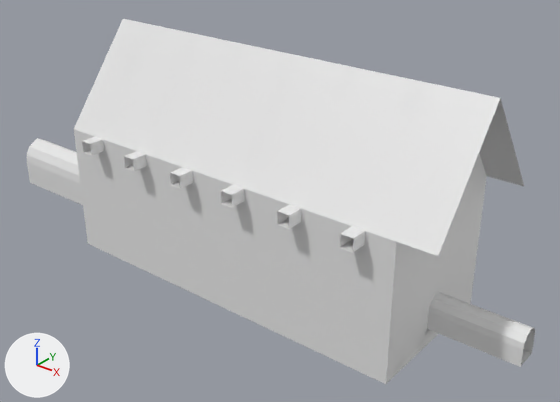
Two versions of the Blender file Assets/Models/Iteration - Levels/Iteration 3/6 - Church.blend, one commit apart.
The view is the same before and after, from a camera (50 mm lens) standing at (16.3, -16.0, 13.5) and looking at (1.5, 2.5, 2.0). Every picture has the same lights, and +X, +Y and +Z are marked at lower left. The older version comes first.

The scene before the commit, as lines of its bpy script (objects in view):
```python
ob_plane = bpy.data.objects.new('Plane', me_plane_001)
ob_plane.location = (-1.81, 1.87, -0.5)
ob_plane_001 = bpy.data.objects.new('Plane.001', me_plane_002)
ob_plane_001.location = (-1.81, 1.87, -0.5)
ob_plane_003 = bpy.data.objects.new('Plane.003', me_plane_004)
ob_plane_003.location = (-3.75, -1.28, 3.89)
ob_plane_003.rotation_euler = (0.0, 0.0, 1.571)  # degrees (0, 0, 90)
ob_plane_003.scale = (0.489, 1.0, 1.0)
ob_plane_004 = bpy.data.objects.new('Plane.004', me_plane_005)
ob_plane_004.location = (-1.81, 1.87, -0.5)
ob_plane_005 = bpy.data.objects.new('Plane.005', me_plane_006)
ob_plane_005.location = (-1.67, -1.28, 3.89)
ob_plane_005.rotation_euler = (0.0, 0.0, 1.571)  # degrees (0, 0, 90)
ob_plane_005.scale = (0.489, 1.0, 1.0)
ob_plane_006 = bpy.data.objects.new('Plane.006', me_plane_007)
ob_plane_006.location = (0.41, -1.28, 3.89)
ob_plane_006.rotation_euler = (0.0, 0.0, 1.571)  # degrees (0, 0, 90)
ob_plane_006.scale = (0.489, 1.0, 1.0)
ob_plane_007 = bpy.data.objects.new('Plane.007', me_plane_008)
ob_plane_007.location = (2.5, -1.28, 3.89)
ob_plane_007.rotation_euler = (0.0, 0.0, 1.571)  # degrees (0, 0, 90)
ob_plane_007.scale = (0.489, 1.0, 1.0)
ob_plane_008 = bpy.data.objects.new('Plane.008', me_plane_009)
ob_plane_008.location = (4.58, -1.28, 3.89)
ob_plane_008.rotation_euler = (0.0, 0.0, 1.571)  # degrees (0, 0, 90)
ob_plane_008.scale = (0.489, 1.0, 1.0)
ob_plane_009 = bpy.data.objects.new('Plane.009', me_plane_010)
ob_plane_009.location = (6.66, -1.28, 3.89)
ob_plane_009.rotation_euler = (0.0, 0.0, 1.571)  # degrees (0, 0, 90)
ob_plane_009.scale = (0.489, 1.0, 1.0)
# me_plane_002
# before: 0 (-3.3, -2.61, 4.52) at pixel (73, 129), 1 (-1.3, -2.61, 4.52) at pixel (111, 142), 2 (10.79, -2.61, 4.52) at pixel (438, 256), 3 (-3.3, 0.0, 7.89) at pixel (122, 18), 4 (-1.3, 0.0, 7.89) at pixel (162, 26)
# before: 5 (10.79, 0.0, 7.89) at pixel (500, 97)
# me_plane_004
# before: 0 (0.0, -0.21, -0.28) at pixel (91, 155), 1 (0.0, 0.21, -0.28) at pixel (83, 152), 2 (0.0, -0.21, 0.13) at pixel (90, 144), 3 (0.0, 0.21, 0.13) at pixel (82, 141), 4 (12.92, 0.21, -0.28)
# before: 5 (12.92, -0.21, -0.28), 6 (12.92, 0.21, 0.13), 7 (12.92, -0.21, 0.13)
```
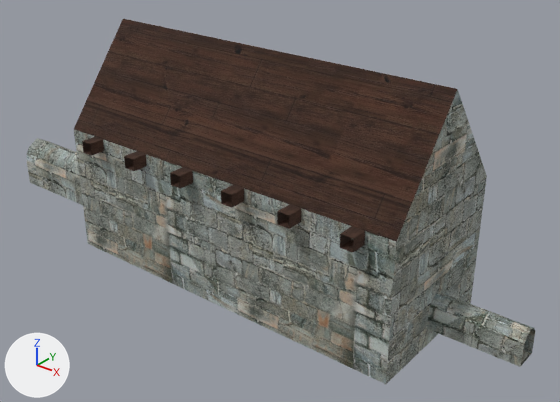
Where the newer file only moved an object's origin or applied its transform, the numbers keep the older frame.

Location of each change, [x1, y1, x2, y2] in pixels of the pictures (560 x 402 px):
'Plane.001', reshaped, modifiers changed, recoloured (white to brown, 15% narrower)
    before: [74, 19, 524, 256]
    after: [74, 19, 457, 242]
'Plane.009', recoloured (white to brown)
    both: [340, 226, 365, 252]
'Plane.008', recoloured (white to brown)
    both: [277, 204, 301, 229]
'Plane.007', recoloured (white to brown)
    both: [221, 185, 244, 207]
'Plane.006', recoloured (white to brown)
    both: [170, 167, 193, 189]
'Plane.005', recoloured (white to brown)
    both: [124, 151, 147, 171]
'Plane.003', moved, turned, rescaled (not visible afterwards)
    before: [82, 137, 104, 156]
'Plane.013', added
    after: [82, 137, 104, 156]
'Plane.002', moved (not visible afterwards)
    before: [107, 24, 422, 241]
part 1 of me_plane_001, cut back
    after: [41, 90, 487, 340]
part 2 of me_plane_001, recoloured (white to grey)
    before: [27, 129, 487, 384]
    after: [27, 89, 458, 384]
part 4 of me_plane_005, reshaped
    before: [425, 292, 535, 367]
    after: [427, 292, 535, 367]
part 5 of me_plane_005, recoloured
    both: [521, 350, 532, 366]

The change, as a list of edits to the scene's bpy script:
```text
Add mat_stone_brick_1:
    mat_stone_brick_1 = principled_material('Stone Brick 1')
    mat_stone_brick_1.texture = img_brick_wall_3_png_001
    mat_stone_brick_1.roughness = 1.0
Add mat_stone:
    mat_stone = principled_material('Stone')
    mat_stone.texture = img_brick_wall_3_png
    mat_stone.roughness = 1.0
Change me_plane_001:
    remove me_plane_001.from_pydata(...)  # 30 vertices, 14 faces; spans x -9.6..9.6, y -2.6..0.0, z 0.0..7.9
    add me_plane_001.from_pydata(...)  # 45 vertices, 18 faces; spans x -9.6..9.6, y -2.6..2.6, z 0.0..7.9
    me_plane_001 part 1
    4 vertices are removed from x -9.6..-1.3, y -0.7..0.0, z 0.0
    5 faces are deleted
    19 vertices are added at x -9.6..9.6, y 0.2..2.6, z 0.0..4.5
    9 new faces join them
    me_plane_001 part 2: 9 faces spanning x -9.6..9.6, y -2.6..0.0, z 0.0..7.9 switch from no material to mat_stone (picture img_brick_wall_3_png)
Change me_plane_002:
    verts and faces of me_plane_002; kept vertices keep their numbers, new ones are numbered from 6
    remove me_plane_002.from_pydata(...)  # 6 vertices, 2 faces; spans x -3.3..10.79, y -2.61..0.0, z 4.52..7.89
    add me_plane_002.from_pydata(...)  # 6 vertices, 2 faces; spans x -3.3..9.62, y -2.61..2.61, z 4.52..7.89
    me_plane_002 part 3
    add delete_vertices([1, 2, 4, 5])  # with the faces that use them
    add verts[6] = (9.62, -2.61, 4.52)  # pixel (396, 241)
    add verts[7] = (9.62, 0.0, 7.89)  # pixel (457, 88)
    add verts[8] = (-3.3, 2.61, 4.52)
    add verts[9] = (9.62, 2.61, 4.52)  # pixel (486, 176)
    add faces += [(0, 3, 7, 6), (3, 8, 9, 7)]
    add me_plane_002.materials.append(mat_wood_planks)  # picture img_88_dark_raw_wood_texture_seamless_planks_jpg
Change me_plane_004:
    used by ob_plane_003; location = (-3.75, -1.28, 3.89); rotation_euler = (0.0, 0.0, 1.571), in degrees (0, 0, 90); scale = (0.489, 1.0, 1.0)
    verts and faces of me_plane_004; kept vertices keep their numbers, new ones are numbered from 8
    remove me_plane_004.from_pydata(...)  # 8 vertices, 4 faces; spans x 0.0..12.92, y -0.21..0.21, z -0.28..0.13
    add me_plane_004.from_pydata(...)  # 12 vertices, 6 faces; spans x -0.17..0.17, y -2.61..2.61, z -1.33..2.45
    me_plane_004 part 6
    add delete_vertices([*range(0, 8)])  # with the faces that use them
    other edits to the shape of me_plane_004 do not show in these pictures
    add me_plane_004.materials.append(mat_wood)  # picture img_88_dark_raw_wood_texture_seamless_jpg
Change me_plane_005:
    remove me_plane_005.from_pydata(...)  # 45 vertices, 36 faces; spans x 9.59..12.5, y -0.5..0.5, z 0.48..1.81
    add me_plane_005.from_pydata(...)  # 38 vertices, 21 faces; spans x 9.59..12.5, y -0.5..0.5, z 0.65..1.81
    me_plane_005 part 4
    9 vertices are removed from x 9.62, y -0.5..0.5, z 0.48..1.69
    29 faces are deleted
    2 vertices move from x 9.59, y -0.5..0.5, z 0.48 to x 9.59, y -0.5..0.5, z 0.65
    2 vertices are added at (9.62, -0.5, 0.65), (9.62, 0.5, 0.65)
    14 new faces join them
    me_plane_005 part 5: 7 faces spanning x 9.59..12.5, y -0.5..0.5, z 0.65..1.81 switch from no material to mat_stone_brick_1 (picture img_brick_wall_3_png_001)
Change me_plane_006:
    where me_plane_006.from_pydata(...)  # 8 vertices, 4 faces; spans x 0.0..12.92, y -0.21..0.21, z -0.28..0.13
    add me_plane_006.materials.append(mat_wood)  # picture img_88_dark_raw_wood_texture_seamless_jpg
Change me_plane_007:
    where me_plane_007.from_pydata(...)  # 8 vertices, 4 faces; spans x 0.0..12.92, y -0.21..0.21, z -0.28..0.13
    add me_plane_007.materials.append(mat_wood)  # picture img_88_dark_raw_wood_texture_seamless_jpg
Change me_plane_008:
    where me_plane_008.from_pydata(...)  # 8 vertices, 4 faces; spans x 0.0..12.92, y -0.21..0.21, z -0.28..0.13
    add me_plane_008.materials.append(mat_wood)  # picture img_88_dark_raw_wood_texture_seamless_jpg
Change me_plane_009:
    where me_plane_009.from_pydata(...)  # 8 vertices, 4 faces; spans x 0.0..12.92, y -0.21..0.21, z -0.28..0.13
    add me_plane_009.materials.append(mat_wood)  # picture img_88_dark_raw_wood_texture_seamless_jpg
Change me_plane_010:
    where me_plane_010.from_pydata(...)  # 8 vertices, 4 faces; spans x 0.0..12.92, y -0.21..0.21, z -0.28..0.13
    add me_plane_010.materials.append(mat_wood)  # picture img_88_dark_raw_wood_texture_seamless_jpg
Change ob_plane:
    remove _m = ob_plane.modifiers.new('Mirror', 'MIRROR')
    remove _m.use_axis = (False, True, False)
Change ob_plane_001:
    remove _m = ob_plane_001.modifiers.new('Mirror', 'MIRROR')
    remove _m.use_axis = (False, True, False)
Change ob_plane_002:
    ob_plane_002.location: (-3.75, 1.87, 7.26) -> (-1.67, 1.87, 4.94)
Change ob_plane_003:
    ob_plane_003.rotation_euler: (0.0, 0.0, 1.571) -> (0.0, 0.0, 0.0)  # degrees (0, 0, 90) -> degrees (0, 0, 0)
    ob_plane_003.scale: (0.489, 1.0, 1.0) -> (1.0, 1.0, 1.0)
    ob_plane_003.location: (-3.75, -1.28, 3.89) -> (2.5, 1.87, 4.94)
Add ob_plane_013:
    ob_plane_013 = bpy.data.objects.new('Plane.013', me_plane_016)  # 8 vertices, 4 faces; spans x -6.46..6.46, y -0.21..0.21, z -0.2..0.2; in mat_wood (picture img_88_dark_raw_wood_texture_seamless_jpg)
    ob_plane_013.location = (-3.75, 1.88, 3.82)
    ob_plane_013.rotation_euler = (0.0, 0.0, 1.571)  # degrees (0, 0, 90)
    ob_plane_013.scale = (0.489, 1.0, 1.0)
```
